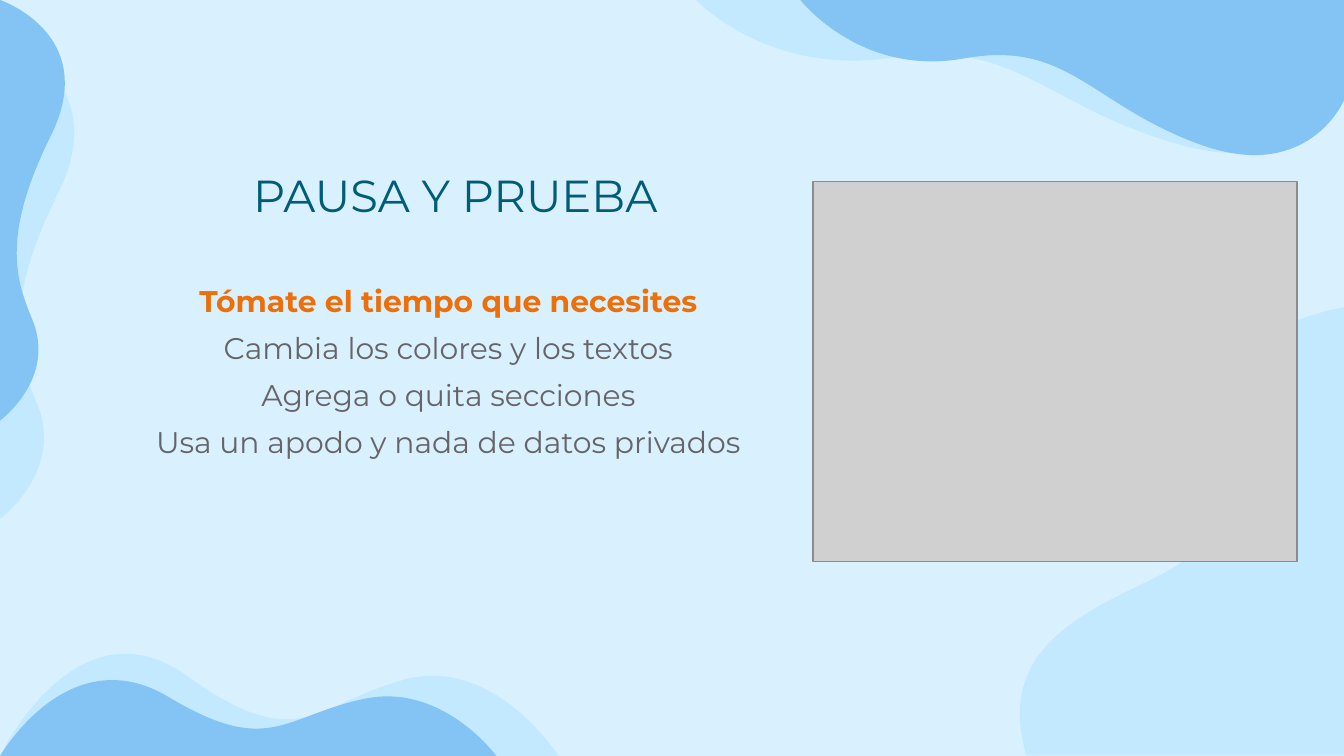
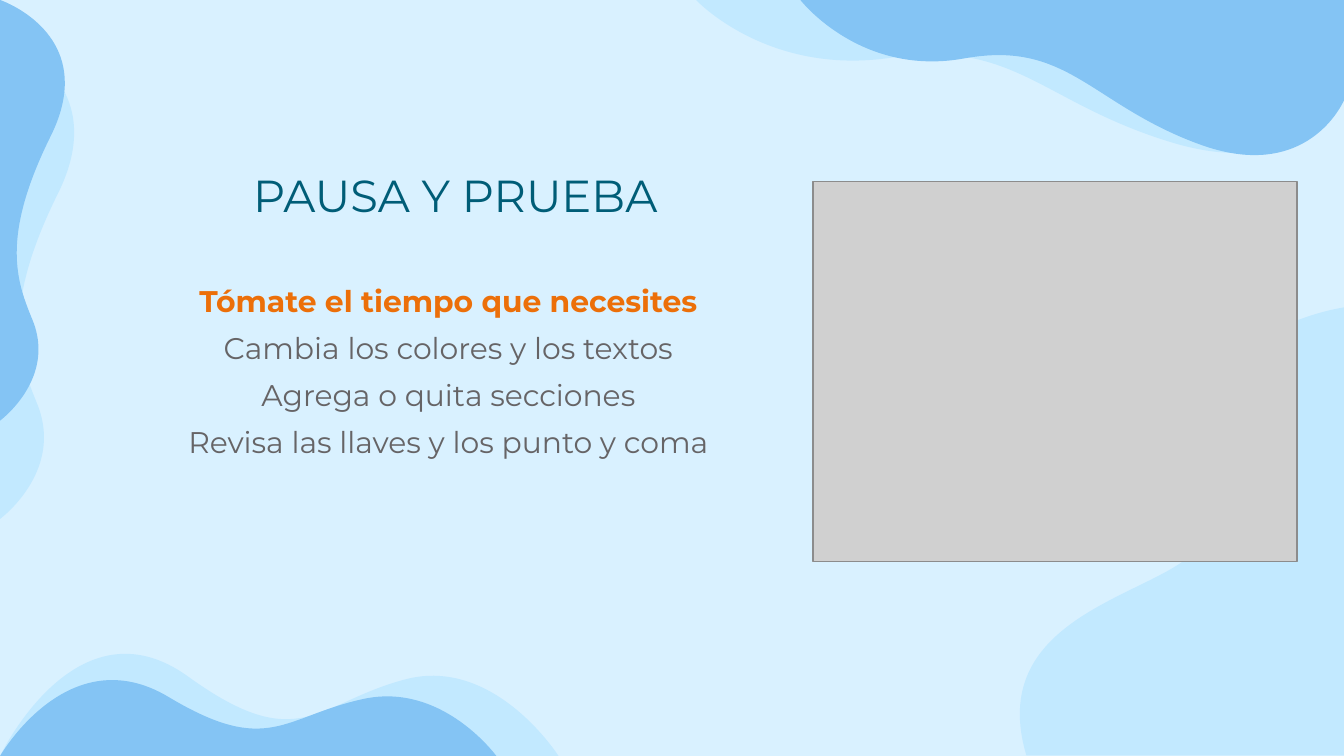
Before and after one commit to IngesCompanyCC/webdev-course-ingescompanycc, a slide deck: slide 30 of slides/webdev-course.pptx. Drawn at 1344x756 pixels with LibreOffice and Linux fonts; fonts in the diff are those of the drawing; grey boxes stand for pictures. Boxes give left, top, right and bottom in pixels: in the first picture for what was removed or moved away, otherwise in the second. Text is boxed around its words. In the diff, an @@ line names an element or a change of style, - is before the commit and + after.

```diff
--- a/slides/webdev-course.pptx
+++ b/slides/webdev-course.pptx
@@ subtitle at [188,431,708,459]: text changed @@
-Usa un apodo y nada de datos privados
+Revisa las llaves y los punto y coma
```
Also in this commit, not shown: 1 other slide changed.
